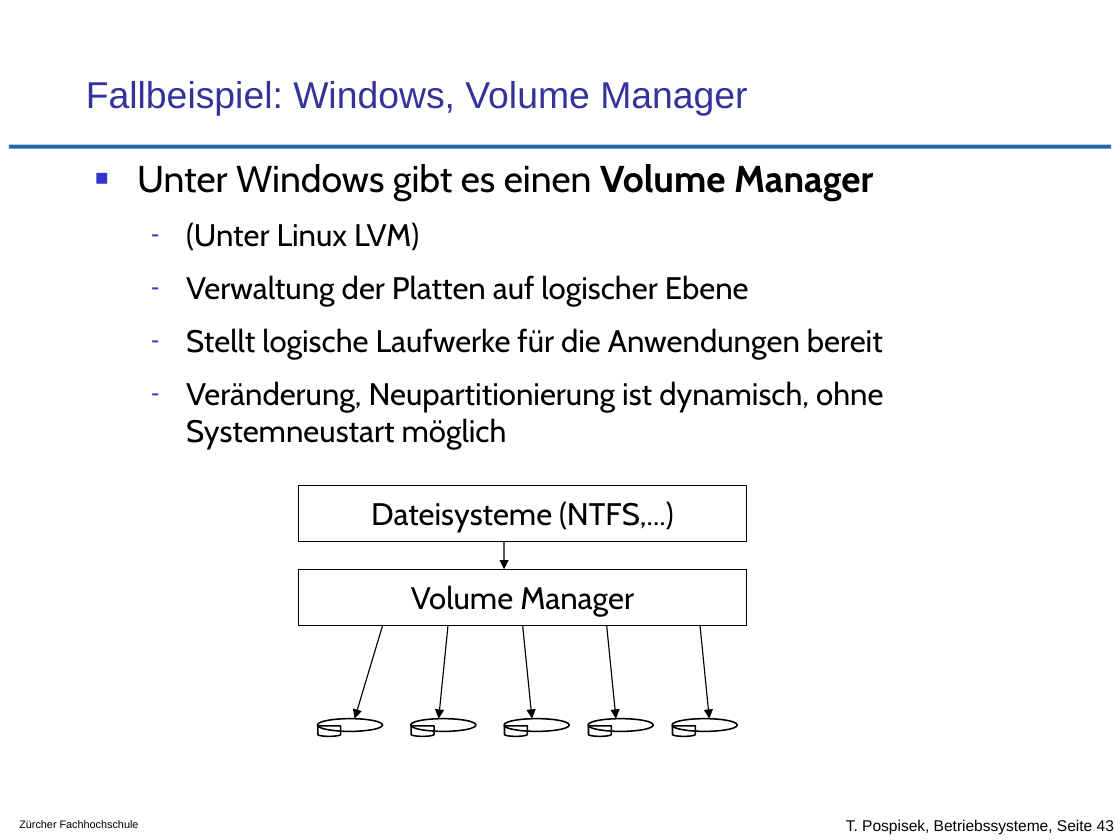
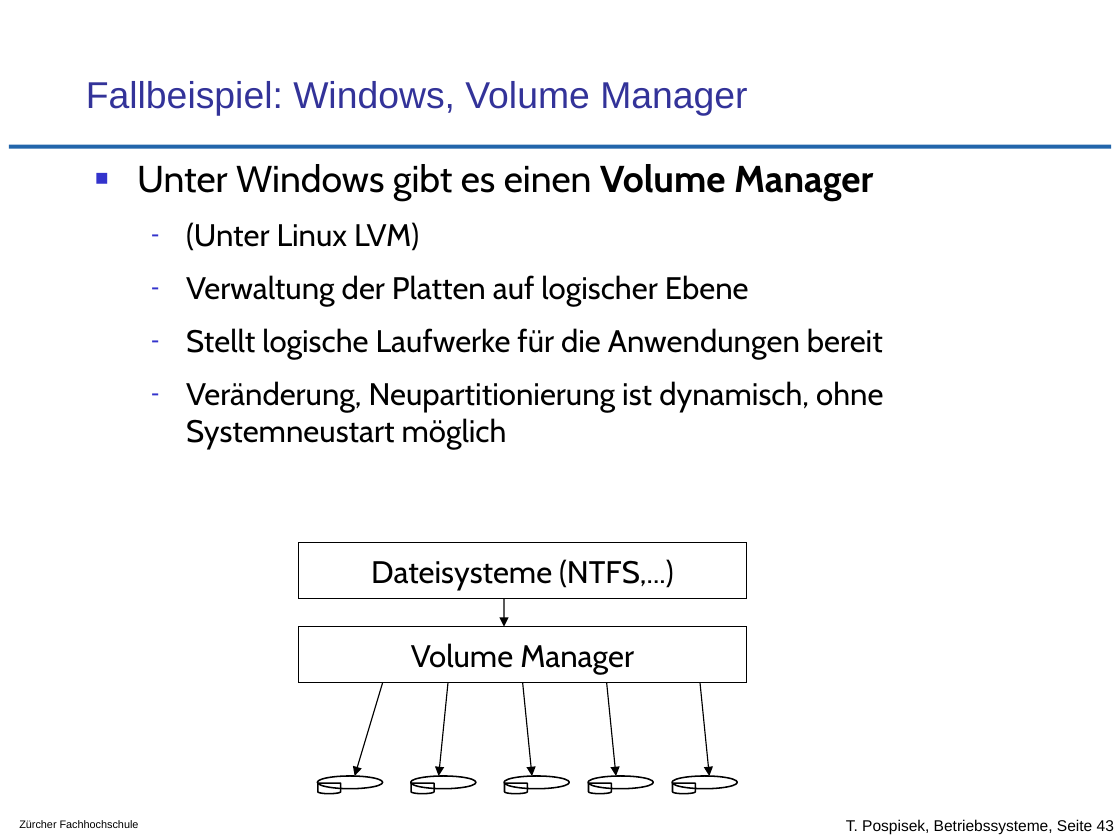
Before and after one commit to tpo/betriebssysteme, a slide deck: slide 43 of 12_Geraete_und_Dateiverwaltung.odp. Drawn at 1120x840 pixels with LibreOffice and Linux fonts; fonts in the diff are those of the drawing; background and template pictures are left out. Boxes give left, top, right and bottom in pixels: in the first picture for what was removed or moved away, otherwise in the second. Text is boxed around its words. In the diff, an @@ line names an element or a change of style, - is before the commit and + after.

Commit message:
div. kleine Verbesserungen
- S.11 ISA Bus entfernt
- S.32 Doppel entfernt
- S.37 /usr besser beschrieben
- S.38, S.43 Layout

```diff
--- a/12_Geraete_und_Dateiverwaltung.odp
+++ b/12_Geraete_und_Dateiverwaltung.odp
@@ rectangle "Dateisysteme (NTFS,...)": place and size @@
-rectangle "Dateisysteme (NTFS,...)" at [299,485,747,541]
+rectangle "Dateisysteme (NTFS,...)" at [299,543,747,599]
@@ rectangle "Volume Manager": place and size @@
-rectangle "Volume Manager" at [299,569,747,625]
+rectangle "Volume Manager" at [299,627,747,683]
@@ 6 arrows, 5 freeform shapes, 5 ellipses: place and size @@
-6 arrows, 5 freeform shapes, 5 ellipses at [317,541,737,765]
+6 arrows, 5 freeform shapes, 5 ellipses at [317,598,737,822]
```
Also in this commit, not shown: 6 other slides changed.
